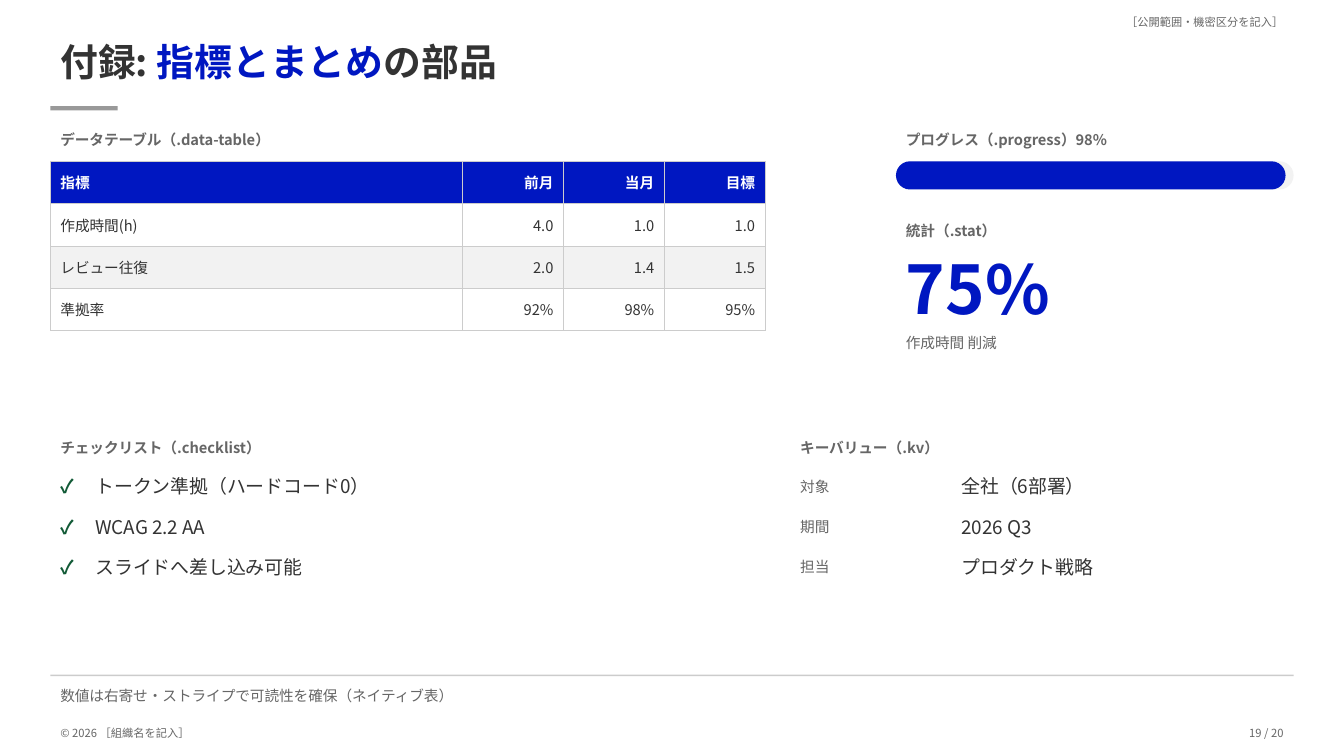
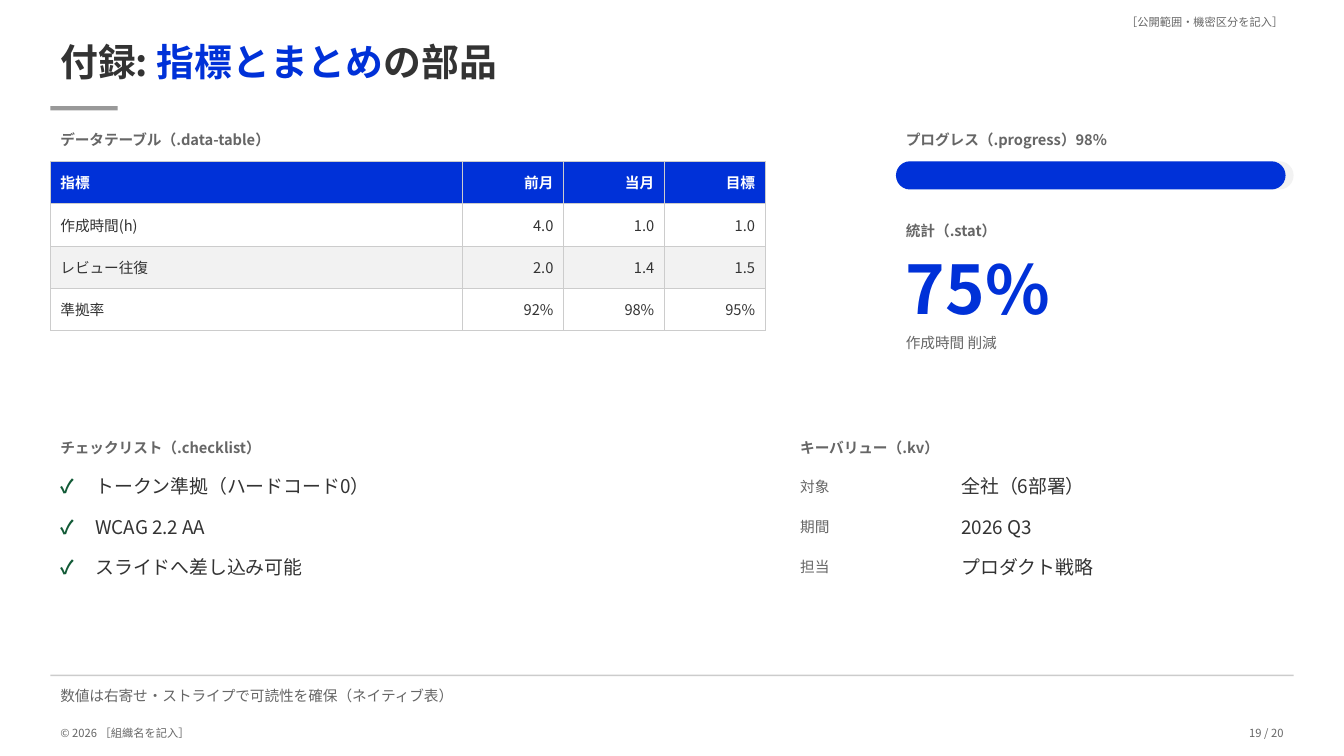
Before and after one commit to superluminal-jp/presentation-template-html, a slide deck: slide 19 of dist/sample-deck.pptx. Drawn at 1344x756 pixels with LibreOffice and Linux fonts; fonts in the diff are those of the drawing. Boxes give left, top, right and bottom in pixels: in the first picture for what was removed or moved away, otherwise in the second. Text is boxed around its words. In the diff, an @@ line names an element or a change of style, - is before the commit and + after.

```diff
--- a/dist/sample-deck.pptx
+++ b/dist/sample-deck.pptx
@@ text "付録: 指標とまとめの部品" at (60,43,497,80): text colour #0017C1 to #0031D8 in "指標とまとめの部品" @@
@@ table at (50,161,765,320) @@
@@ fill #0017C1 to #0031D8 in row 1 @@
@@ rounded rectangle at (896,161,1287,190): fill #0017C1 to #0031D8 @@
@@ text "75%" at (906,263,1050,315): text colour #0017C1 to #0031D8 @@
```
Also in this commit, not shown: 18 other slides changed, 5 other files.
